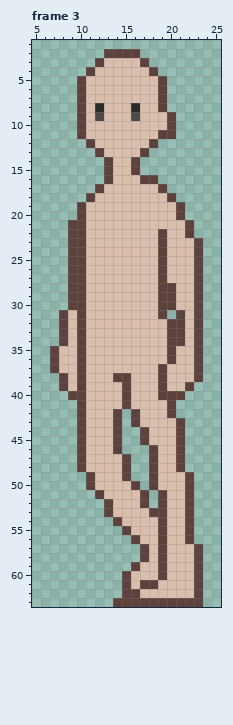
One commit to this pixel-art file: assets/art/characters/asprite/fey-walkcycle.aseprite. Above: the version before the commit.
32x64 pixels, 8 frames. Shown: frame 3: x 5..25, y 1..63.
The same view after the edit:
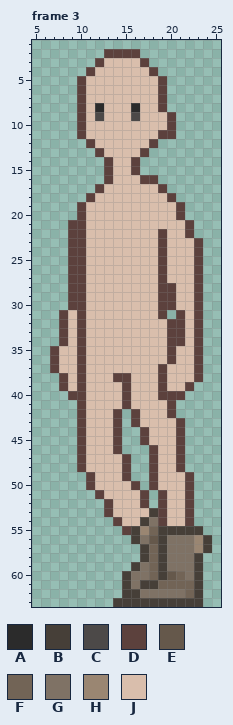
Palette (. is transparent): A #2b2b2b  B #463f38  C #4c4948  D #5c413d  E #65584b  F #726456  G #7f7265  H #9a8672  J #d9beac
Change:
Changed rows in their new state; - is an unchanged pixel.
Frame 3, layer "boots":
first column x 14:
53 ----B------
54 ---BG------
55 --BHFBBBBB-
56 --BGEBGGGHB
57 ---BFBGGGHB
58 ---BFBGGGB-
59 --BGFBGGGB-
60 -BGGFBEFGB-
61 -BGBBFFFFB-
62 -BBGGGGGFB-
63 BBBBBBBBBB-
Changed places in both pictures, as pixel boxes (x1, y1, x2, y2):
changed: (113, 508, 212, 607)
